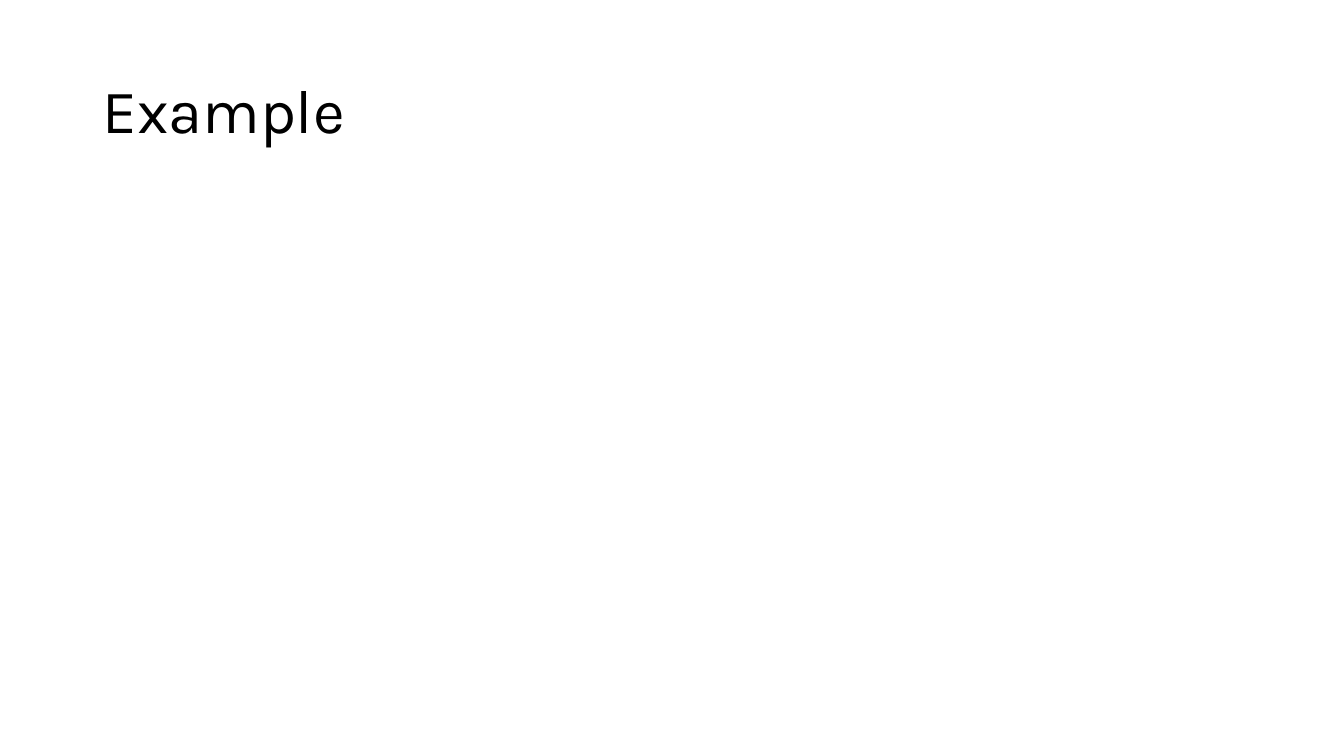
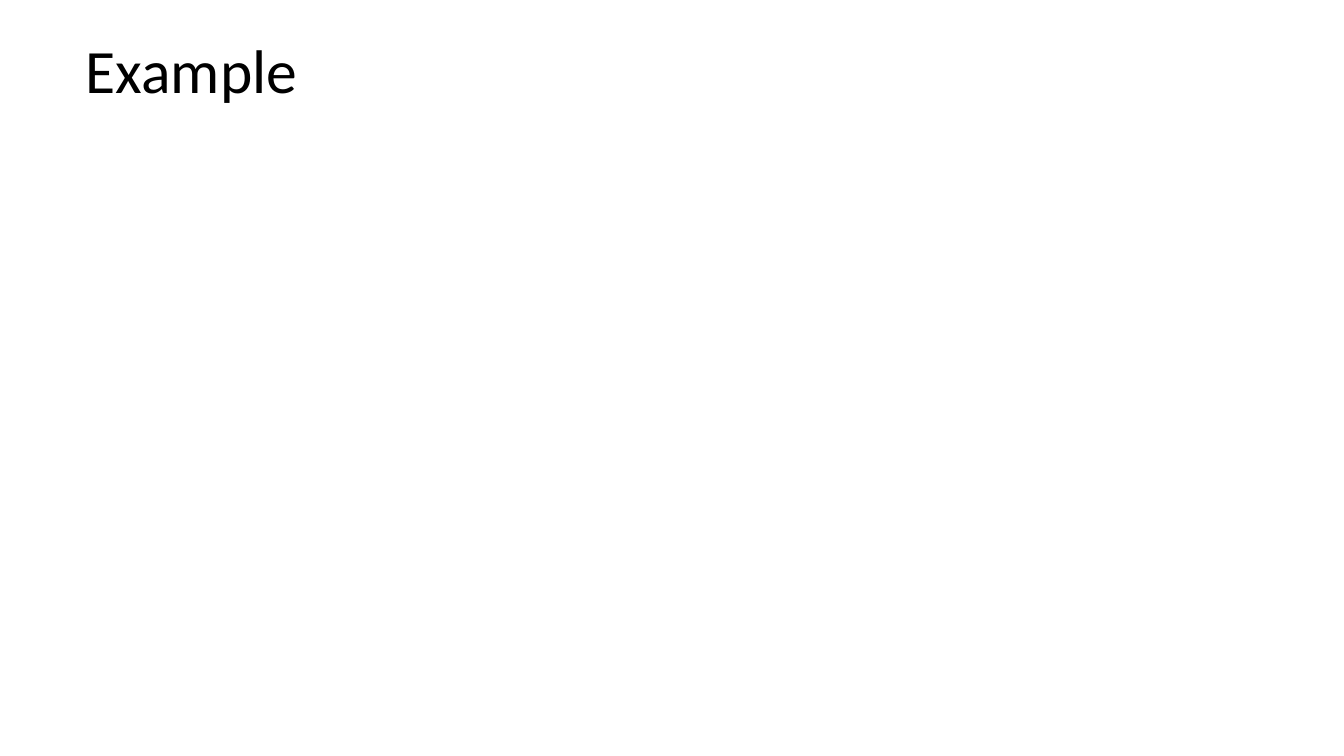
Before and after one commit to HashimAlSadah/MX-Project, a slide deck: slide 6 of ppt/Deep Learning Methods for Solving PDEs - MX CA Project.pptx (slide 7 before the commit). Drawn at 1344x756 pixels with LibreOffice and Linux fonts; fonts in the diff are those of the drawing; grey boxes stand for pictures. Boxes give left, top, right and bottom in pixels: in the first picture for what was removed or moved away, otherwise in the second. Text is boxed around its words. In the diff, an @@ line names an element or a change of style, - is before the commit and + after.

```diff
--- a/ppt/Deep Learning Methods for Solving PDEs - MX CA Project.pptx
+++ b/ppt/Deep Learning Methods for Solving PDEs - MX CA Project.pptx
@@ title "Example": place and size @@
-title "Example" at bbox=[102, 91, 344, 148]
+title "Example" at bbox=[86, 50, 297, 103]
@@ title "Example" at bbox=[86, 50, 297, 103]: font Karla to Calibri @@
```
Also in this commit, not shown: 5 other slides changed, 6 slides added, 3 slides removed.
